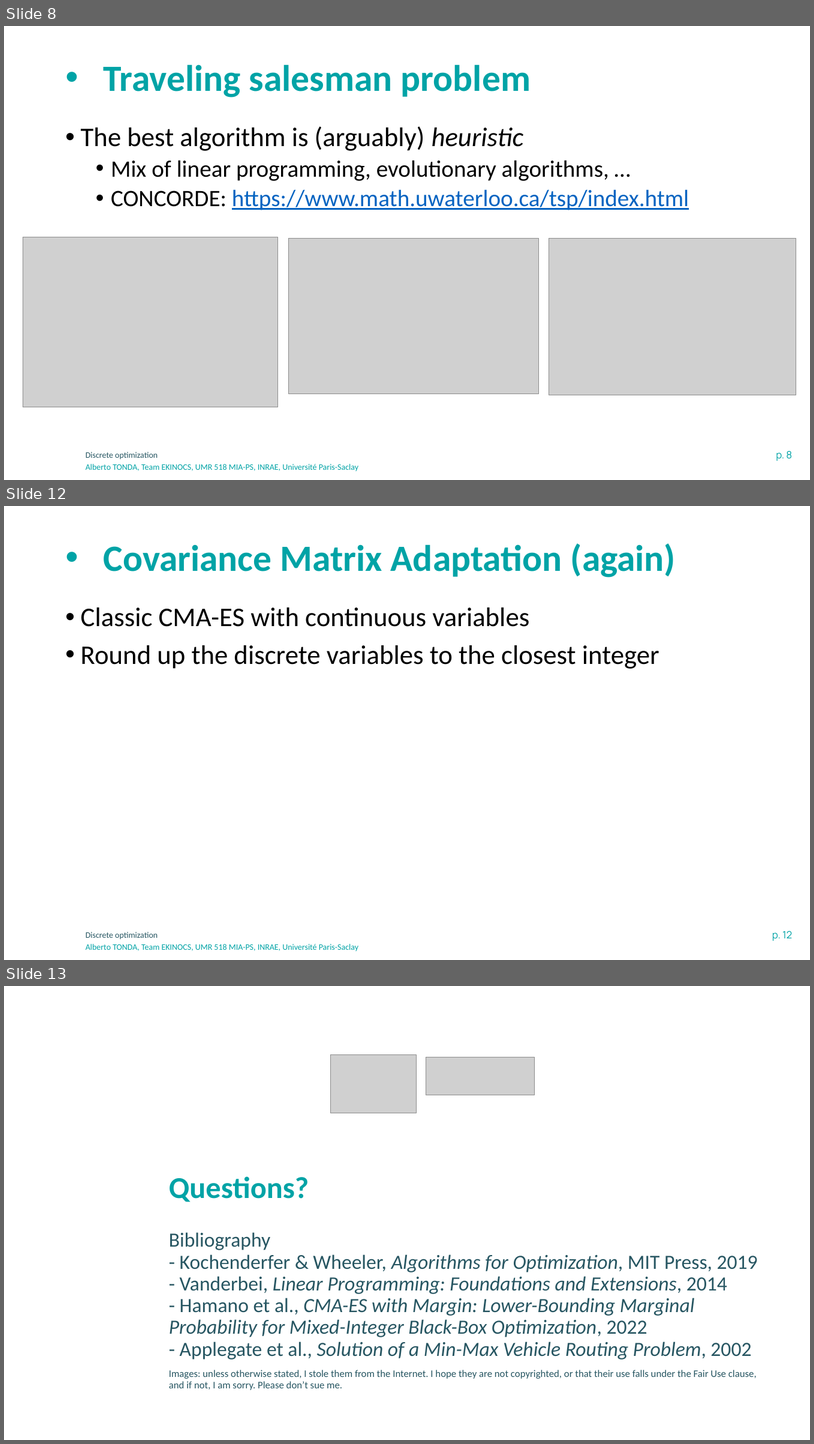
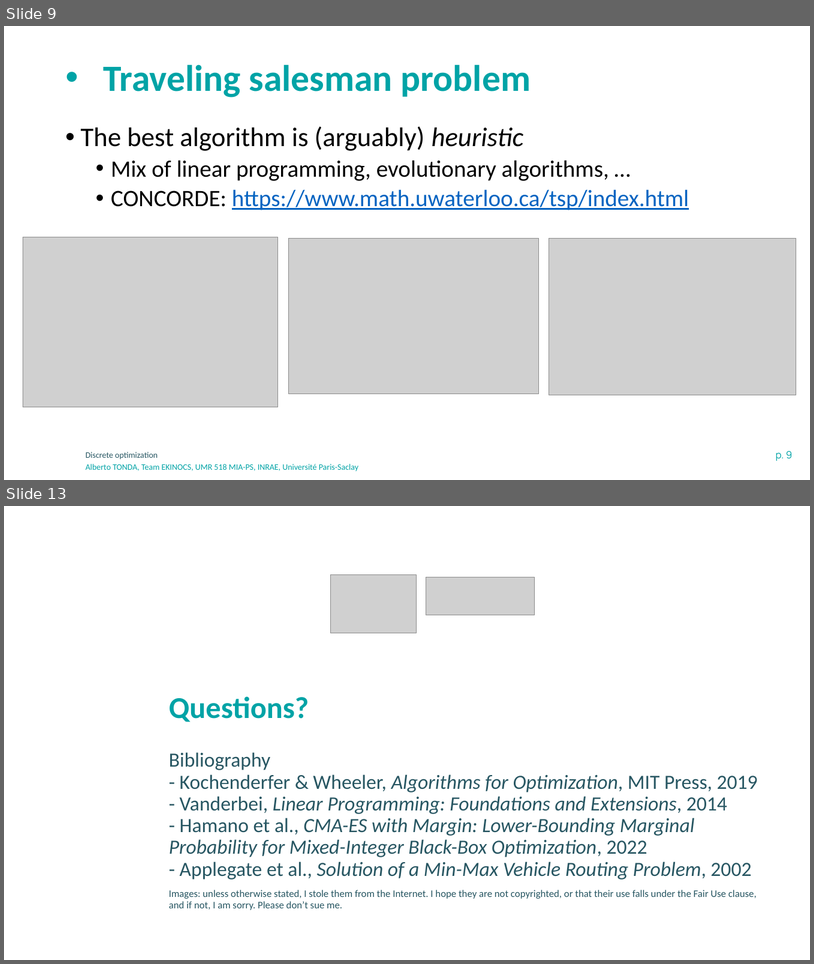
Before and after one commit to albertotonda/teaching, a slide deck: optimization-methods-for-artificial-intelligence/optimization-discrete.pptx. Shown one above the other, each under a label of ours: slides 8, 12 and 13 before the commit, slides 9 and 13 after it; the slides between them are not shown. The pictures are 814x1444 and 814x964 pixels, drawn with LibreOffice and Linux fonts; fonts in the diff are those of the drawing; grey boxes stand for pictures; background and template pictures are left out. Boxes give left, top, right and bottom in pixels: in the first picture for what was removed or moved away, otherwise in the second. Text is boxed around its words. In the diff, an @@ line names an element or a change of style, - is before the commit and + after.

```diff
--- a/optimization-methods-for-artificial-intelligence/optimization-discrete.pptx
+++ b/optimization-methods-for-artificial-intelligence/optimization-discrete.pptx
@@ slide 12 removed at [4,506,810,960], background #FFFFFF; not listed: 3 template elements that a slide beside it also shows @@
@@ title removed at [103,543,676,577] @@
-• Covariance Matrix Adaptation (again)
@@ text removed at [81,607,660,669] @@
-• Classic CMA-ES with continuous variables
-• Round up the discrete variables to the closest integer
@@ what was slide 8 is now slide 9 @@
@@ page number at [776,450,792,460]: text changed @@
-p. 8
+p. 9
```
Also in this commit, not shown: 4 slides changed, 1 slide added, 4 other files.
